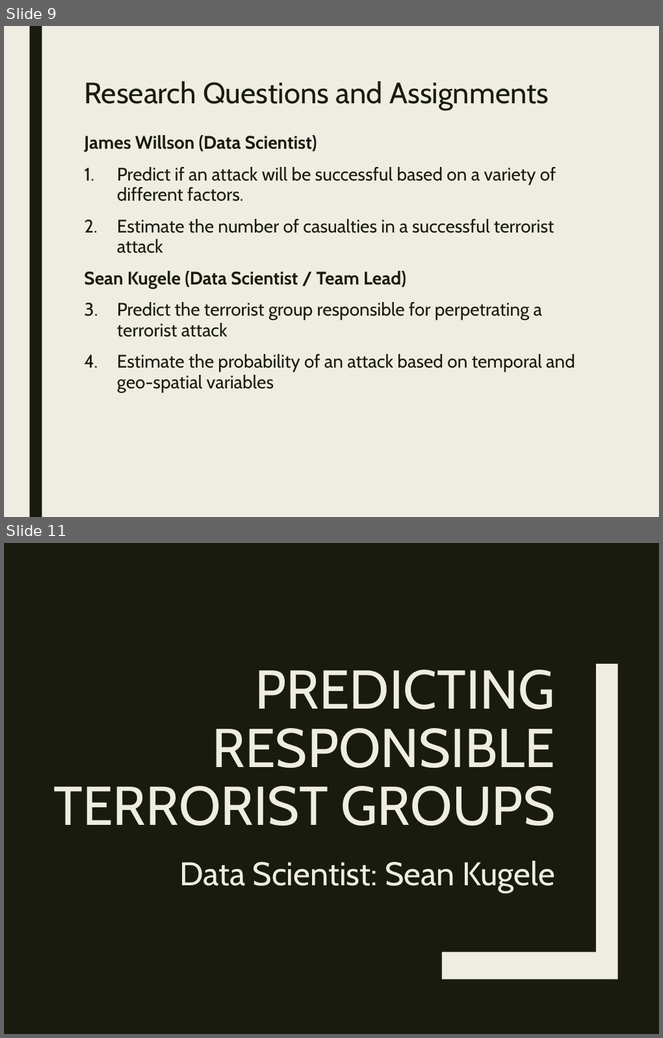
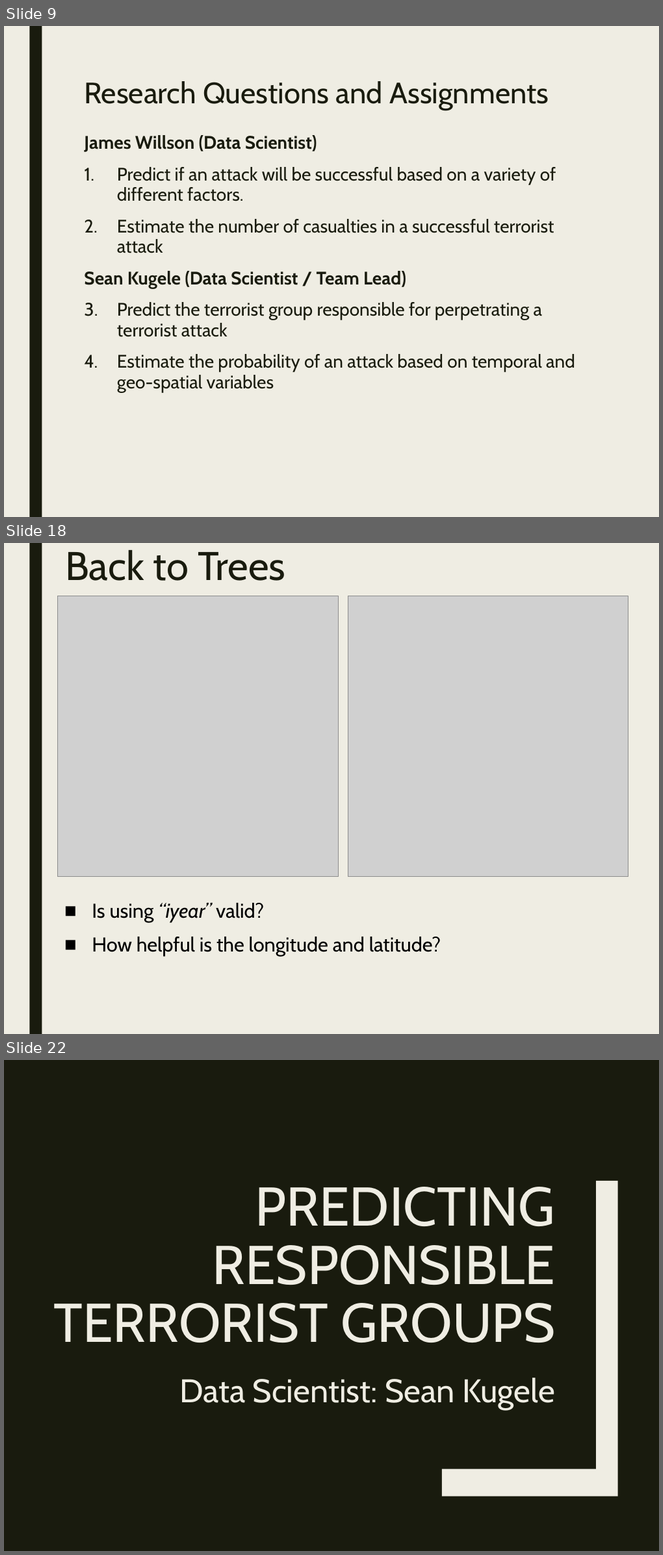
Before and after one commit to stats-learning-fall2019/final-project, a slide deck: presentation/gtdb-final-presentation.pptx. Shown one above the other, each under a label of ours: slides 9 and 11 before the commit, slides 9, 18 and 22 after it; the slides between them are not shown. The pictures are 663x1038 and 663x1555 pixels, drawn with LibreOffice and Linux fonts; fonts in the diff are those of the drawing; grey boxes stand for pictures. Boxes give left, top, right and bottom in pixels: in the first picture for what was removed or moved away, otherwise in the second. Text is boxed around its words. In the diff, an @@ line names an element or a change of style, - is before the commit and + after.

```diff
--- a/presentation/gtdb-final-presentation.pptx
+++ b/presentation/gtdb-final-presentation.pptx
@@ slide 18 added at box(4, 543, 659, 1034), background #EFEDE3; not listed: 1 template element that a slide beside it also shows @@
@@ title added at box(65, 550, 285, 581), 44 pt, text #191B0E @@
+Back to Trees
@@ picture added at box(58, 596, 338, 876) @@
@@ picture added at box(348, 596, 629, 876) @@
@@ text added at box(92, 903, 441, 956), 22 pt, text #000000 @@
+■ Is using “iyear” valid?
+■ How helpful is the longitude and latitude?
@@ what was slide 11 is now slide 22 @@
```
Also in this commit, not shown: 11 other slides added, 1 slide removed, 16 other files.
